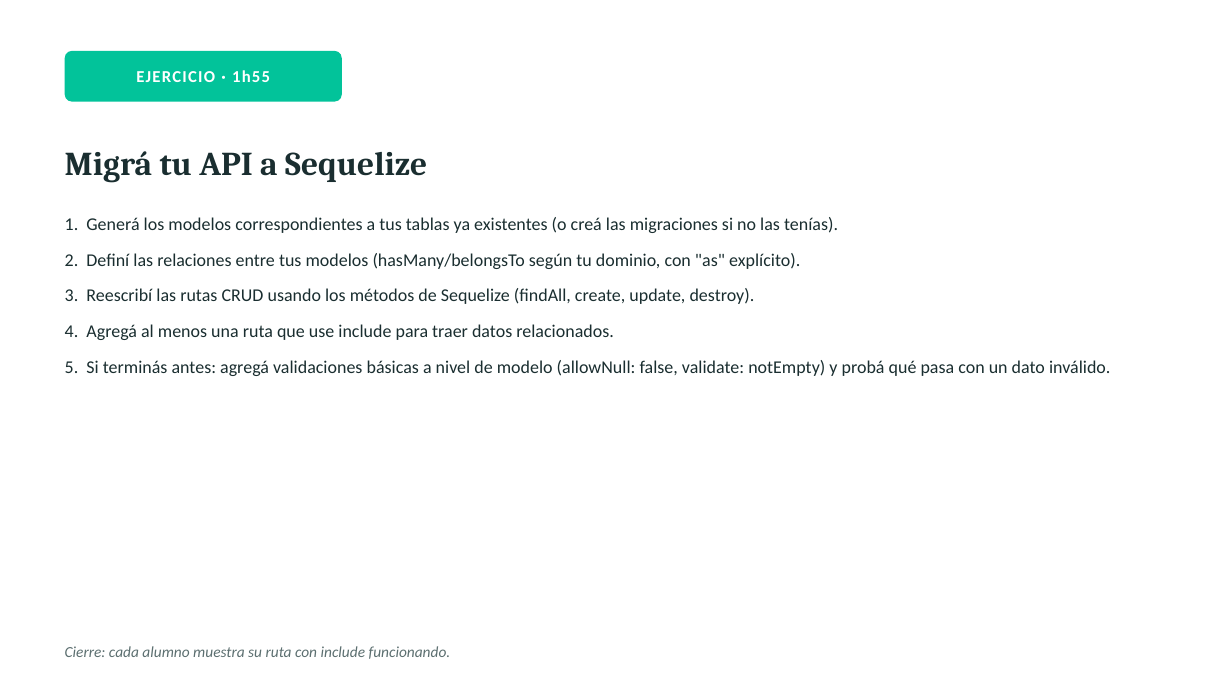
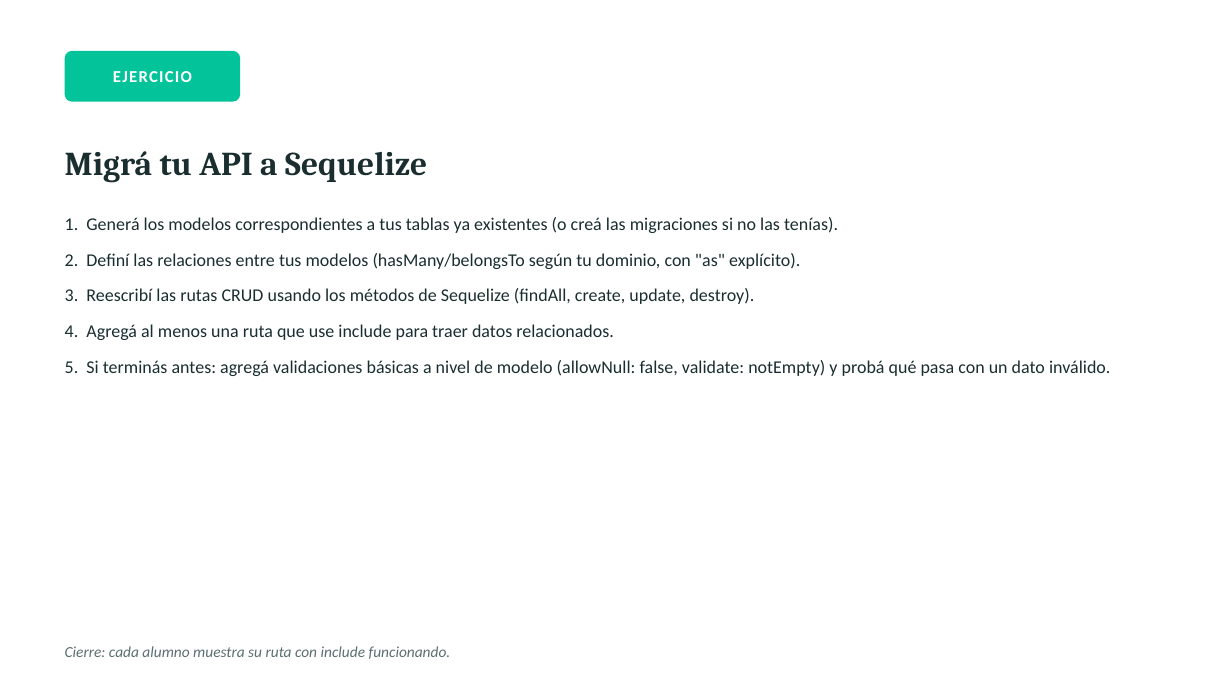
Before and after one commit to rafaelmogollon-gm2dev/backend-bootcamp-manejo-de-datos, a slide deck: slide 11 of clases/clase-4/presentacion.pptx. Drawn at 1232x693 pixels with LibreOffice and Linux fonts; fonts in the diff are those of the drawing. Boxes give left, top, right and bottom in pixels: in the first picture for what was removed or moved away, otherwise in the second. Text is boxed around its words. In the diff, an @@ line names an element or a change of style, - is before the commit and + after.

```diff
--- a/clases/clase-4/presentacion.pptx
+++ b/clases/clase-4/presentacion.pptx
@@ rounded rectangle: place and size @@
-rounded rectangle at (65,51,342,102)
+rounded rectangle at (65,51,240,102)
@@ text at (113,71,192,82): text changed @@
-EJERCICIO · 1h55
+EJERCICIO
```
Also in this commit, not shown: 5 other slides changed, 4 other files.
